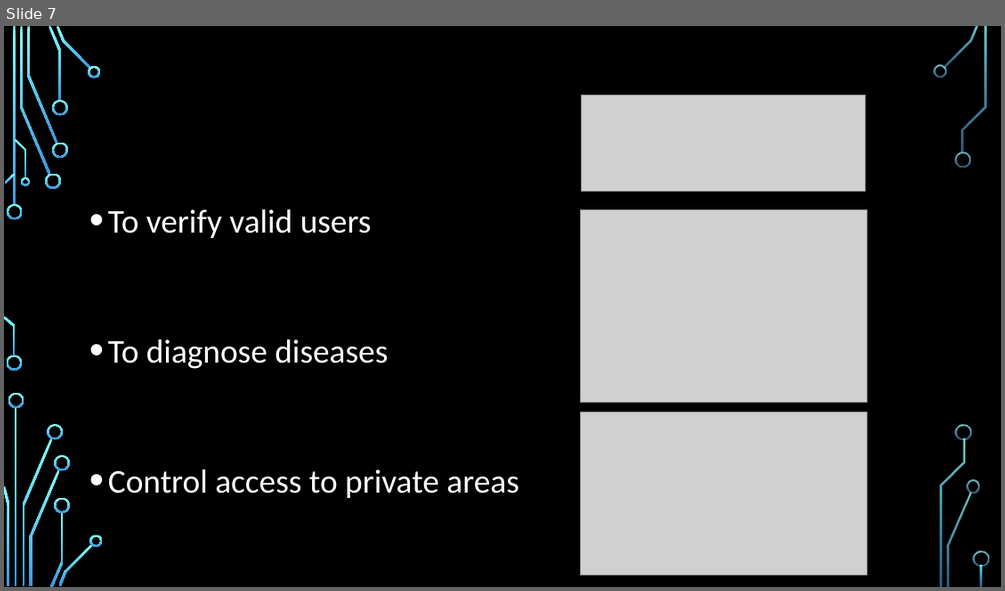
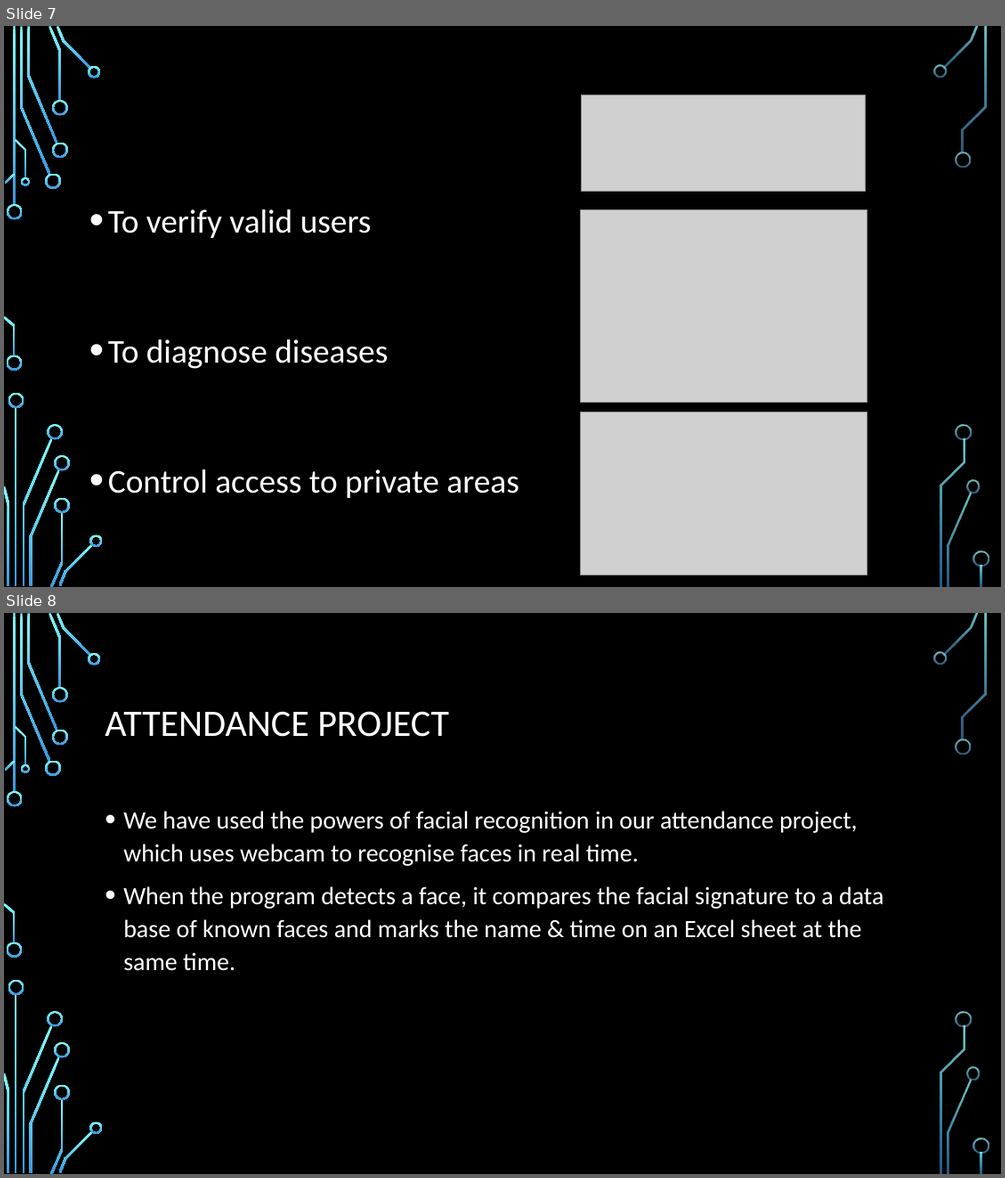
Before and after one commit to Rohit20Raj/Attendance-Project, a slide deck: Attendance using Facial Recognition.pptx. Shown one above the other, each under a label of ours: slide 7 before the commit, slides 7 and 8 after it. The pictures are 1005x591 and 1005x1178 pixels, drawn with LibreOffice and Linux fonts; fonts in the diff are those of the drawing; grey boxes stand for pictures; background and template pictures are left out. Boxes give left, top, right and bottom in pixels: in the first picture for what was removed or moved away, otherwise in the second. Text is boxed around its words. In the diff, an @@ line names an element or a change of style, - is before the commit and + after.

```diff
--- a/Attendance using Facial Recognition.pptx
+++ b/Attendance using Facial Recognition.pptx
@@ slide 8 added at (4, 613, 1001, 1174), background picture (left out); not listed: 36 template elements that a slide beside it also shows @@
@@ title added at (105, 711, 449, 737), 36 pt, text #FFFFFF @@
+ATTENDANCE PROJECT
@@ text added at (123, 811, 883, 971), 24 pt, text #FFFFFF @@
+• We have used the powers of facial recognition in our attendance project, which uses webcam to recognise faces in real time.
+• When the program detects a face, it compares the facial signature to a data base of known faces and marks the name & time on an Excel sheet at the same time.
```
Also in this commit, not shown: 3 other files.
